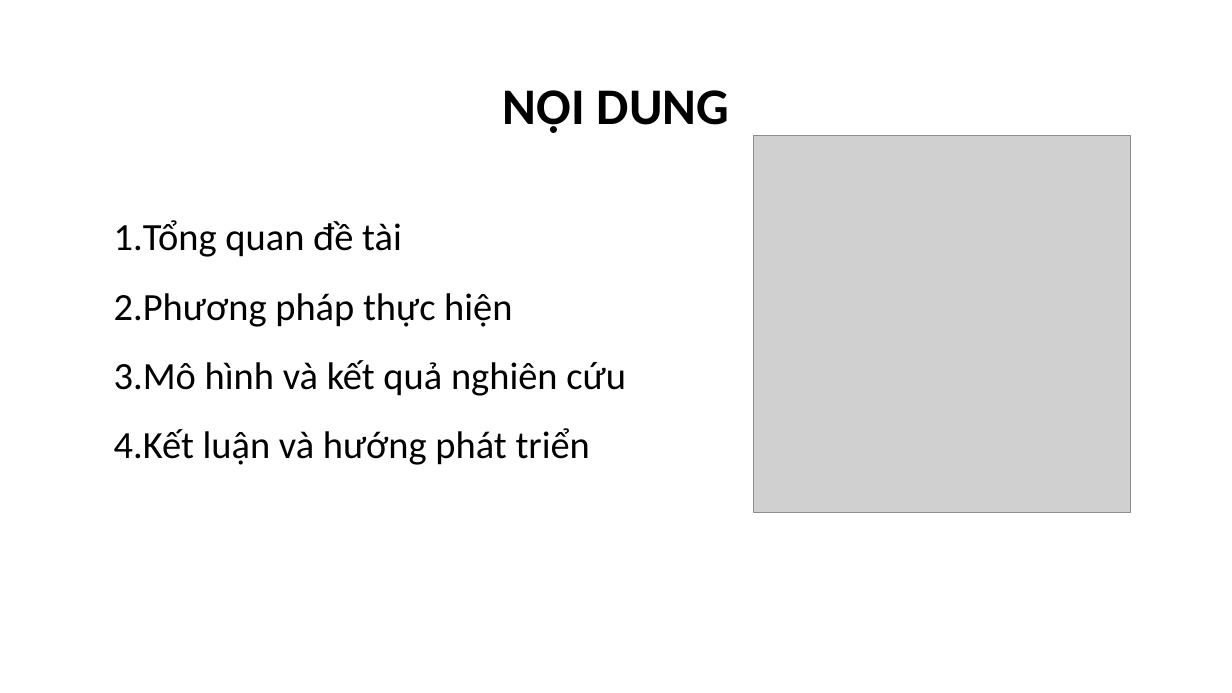
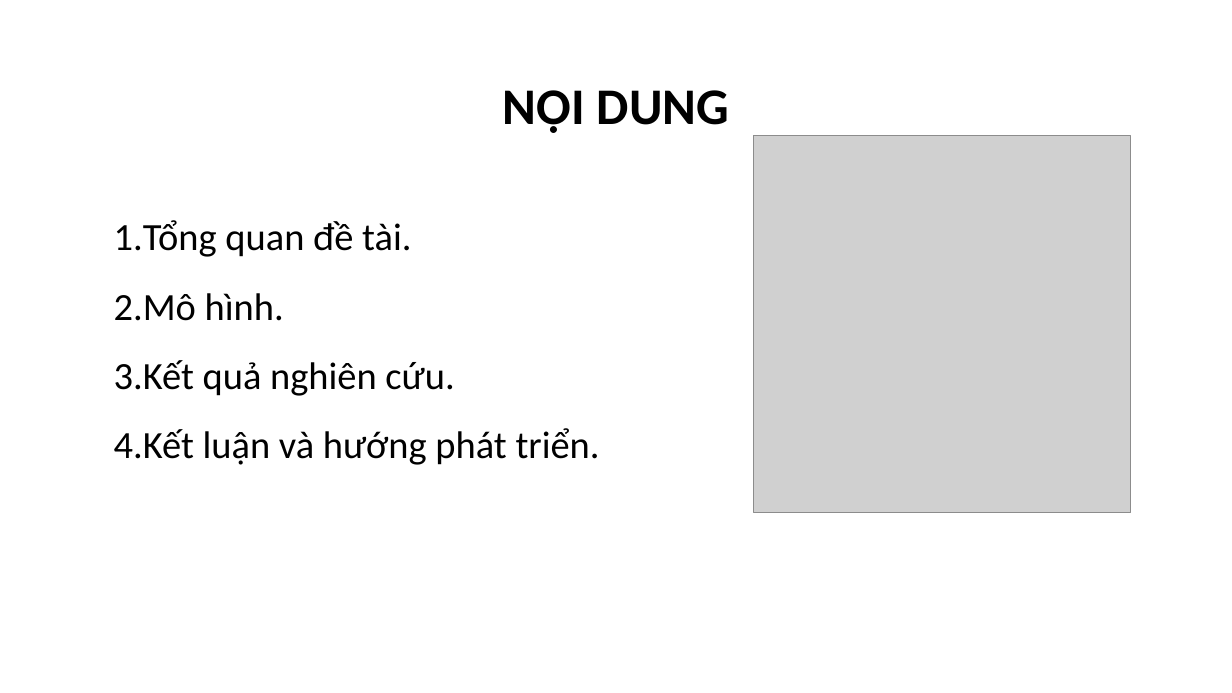
Before and after one commit to phamthevinhtv/csn-da22ttc-phamthevinh-vattunongnghiep, a slide deck: slide 2 of thesis/abs/CSN-PhamTheVinh-110122208-DA22TTC.pptx. Drawn at 1232x693 pixels with LibreOffice and Linux fonts; fonts in the diff are those of the drawing; grey boxes stand for pictures; background and template pictures are left out. Boxes give left, top, right and bottom in pixels: in the first picture for what was removed or moved away, otherwise in the second. Text is boxed around its words. In the diff, an @@ line names an element or a change of style, - is before the commit and + after.

```diff
--- a/thesis/abs/CSN-PhamTheVinh-110122208-DA22TTC.pptx
+++ b/thesis/abs/CSN-PhamTheVinh-110122208-DA22TTC.pptx
@@ text at bbox=[114, 220, 600, 465]: text changed @@
-1. Tổng quan đề tài
-2. Phương pháp thực hiện
-3. Mô hình và kết quả nghiên cứu
-4. Kết luận và hướng phát triển
+1. Tổng quan đề tài.
+2. Mô hình.
+3. Kết quả nghiên cứu.
+4. Kết luận và hướng phát triển.
```
Also in this commit, not shown: 8 other slides changed, 2 slides added, 6 other files.
